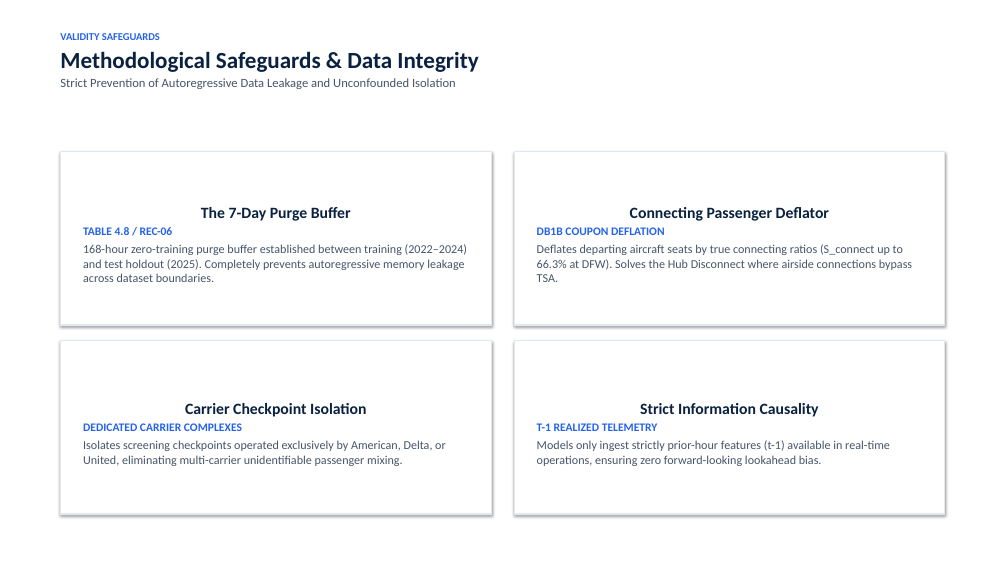
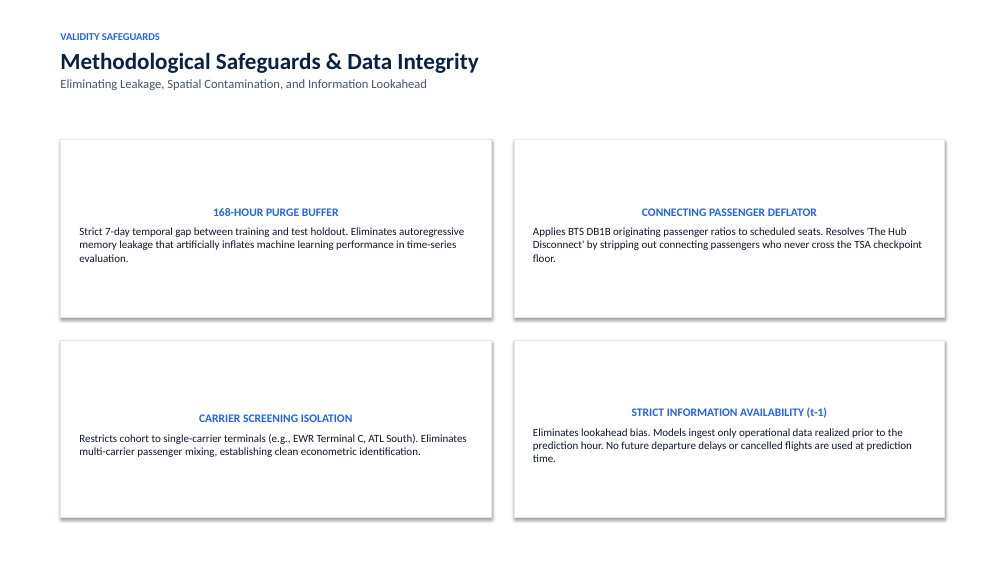
Before and after one commit to leila-gleich/final-thesis, a slide deck: slide 19 of Recommended-Thesis-Defense-Deck.pptx. Drawn at 1008x567 pixels with LibreOffice and Linux fonts; fonts in the diff are those of the drawing. Boxes give left, top, right and bottom in pixels: in the first picture for what was removed or moved away, otherwise in the second. Text is boxed around its words. In the diff, an @@ line names an element or a change of style, - is before the commit and + after.

Commit message:
feat(defense): build executive recommended defense presentation deck (v5.11)
- Build pristine 32-slide presentation strictly adhering to RECOMMENDED_SLIDE_VISUALIZATIONS.md
- Eliminate all raster screenshot dumps, replacing them with crisp native shapes and KPI blocks
- Implement APA 7 native PowerPoint table for Table 4.10 holdout benchmarks
- Format centered mathematical display equations with clean typography and no broken LaTeX tokens
- Use connected process chains and 3x3 airport badge matrix for methodology and cohort slides
- Synchronize deck to root, master-docs/, and thesis_final_package/defense/
- Update results/00_VERSION_CONTROL_AND_PROVENANCE.md to v5.11

```diff
--- a/Recommended-Thesis-Defense-Deck.pptx
+++ b/Recommended-Thesis-Defense-Deck.pptx
@@ text at bbox=[60, 79, 427, 90]: text changed @@
-Strict Prevention of Autoregressive Data Leakage and Unconfounded Isolation
+Eliminating Leakage, Spatial Contamination, and Information Lookahead
@@ rectangle "168-HOUR PURGE BUFFER": place and size @@
-rectangle "168-HOUR PURGE BUFFER" at bbox=[60, 151, 492, 325]
+rectangle "168-HOUR PURGE BUFFER" at bbox=[60, 140, 492, 318]
@@ rectangle "CONNECTING PASSENGER DEFLATOR": place and size @@
-rectangle "CONNECTING PASSENGER DEFLATOR" at bbox=[514, 151, 945, 325]
+rectangle "CONNECTING PASSENGER DEFLATOR" at bbox=[514, 140, 945, 318]
@@ text in rectangle at bbox=[79, 208, 464, 262]: text changed; size 11.5 to 10.5 pt; text colour #475569 to #0F172A @@
-The 7-Day Purge Buffer
-TABLE 4.8 / REC-06
-168-hour zero-training purge buffer established between training (2022–2024) and test holdout (2025). Completely prevents autoregressive memory leakage across dataset boundaries.
+168-HOUR PURGE BUFFER
+Strict 7-day temporal gap between training and test holdout. Eliminates autoregressive memory leakage that artificially inflates machine learning performance in time-series evaluation.
@@ text in rectangle at bbox=[533, 208, 922, 262]: text changed; size 11.5 to 10.5 pt; text colour #475569 to #0F172A @@
-Connecting Passenger Deflator
-DB1B COUPON DEFLATION
-Deflates departing aircraft seats by true connecting ratios (S_connect up to 66.3% at DFW). Solves the Hub Disconnect where airside connections bypass TSA.
+CONNECTING PASSENGER DEFLATOR
+Applies BTS DB1B originating passenger ratios to scheduled seats. Resolves 'The Hub Disconnect' by stripping out connecting passengers who never cross the TSA checkpoint floor.
@@ rectangle "CARRIER SCREENING ISOLATION": place and size @@
-rectangle "CARRIER SCREENING ISOLATION" at bbox=[60, 340, 492, 514]
+rectangle "CARRIER SCREENING ISOLATION" at bbox=[60, 340, 492, 518]
@@ rectangle "STRICT INFORMATION AVAILABILITY (t-1)": place and size @@
-rectangle "STRICT INFORMATION AVAILABILITY (t-1)" at bbox=[514, 340, 945, 514]
+rectangle "STRICT INFORMATION AVAILABILITY (t-1)" at bbox=[514, 340, 945, 518]
@@ text in rectangle at bbox=[79, 414, 467, 457]: text changed; size 11.5 to 10.5 pt; text colour #475569 to #0F172A @@
-Carrier Checkpoint Isolation
-DEDICATED CARRIER COMPLEXES
-Isolates screening checkpoints operated exclusively by American, Delta, or United, eliminating multi-carrier unidentifiable passenger mixing.
+CARRIER SCREENING ISOLATION
+Restricts cohort to single-carrier terminals (e.g., EWR Terminal C, ATL South). Eliminates multi-carrier passenger mixing, establishing clean econometric identification.
@@ text in rectangle at bbox=[533, 407, 912, 462]: text changed; size 11.5 to 10.5 pt; text colour #475569 to #0F172A @@
-Strict Information Causality
-T-1 REALIZED TELEMETRY
-Models only ingest strictly prior-hour features (t-1) available in real-time operations, ensuring zero forward-looking lookahead bias.
+STRICT INFORMATION AVAILABILITY (t-1)
+Eliminates lookahead bias. Models ingest only operational data realized prior to the prediction hour. No future departure delays or cancelled flights are used at prediction time.
```
Also in this commit, not shown: 22 other slides changed, 9 slides added, 9 slides removed, 4 other files.
